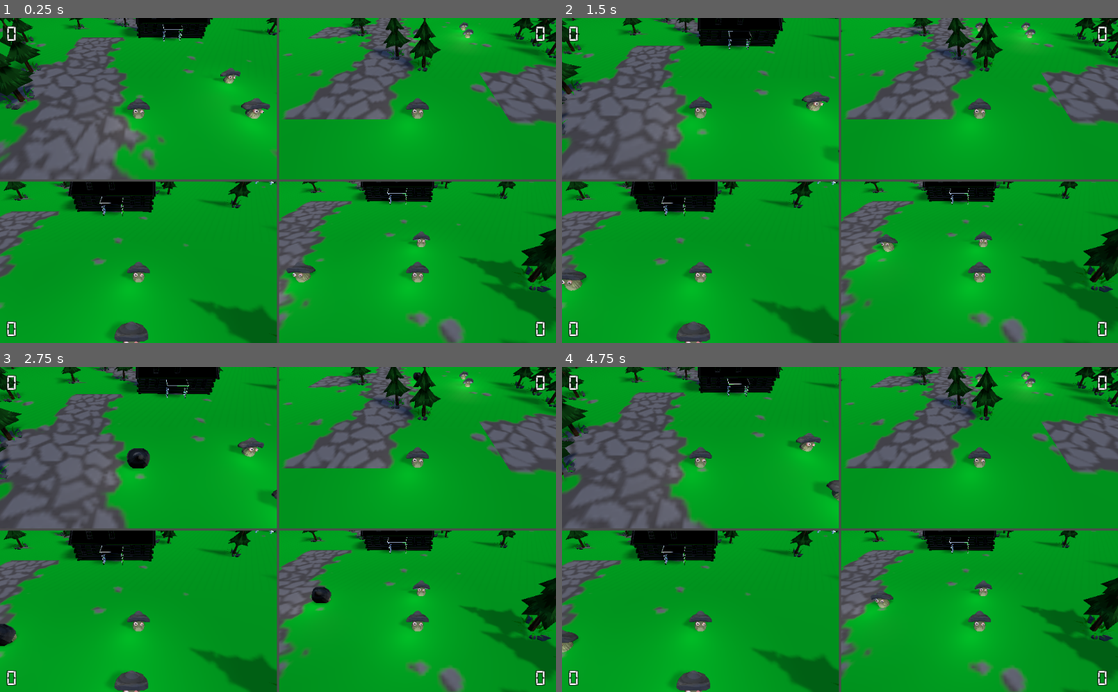
Above: before the commit, frames 1-4 (two rows, left to right).
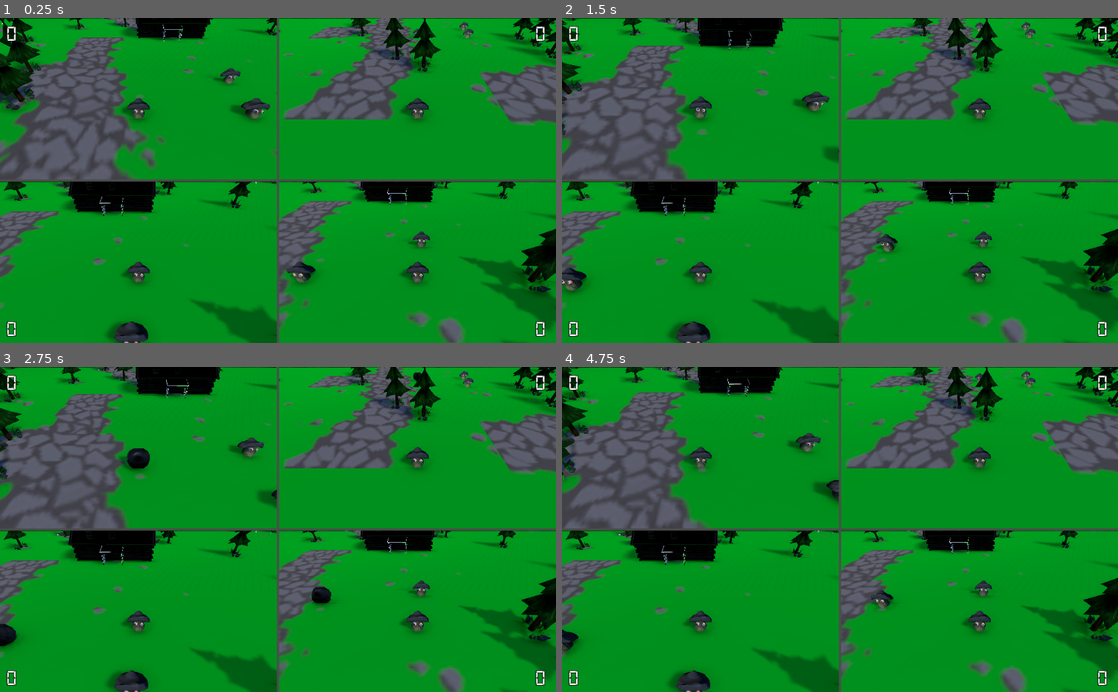
Above: after the commit, the same moments.

Repository: JohnMeadow1/ShroomDoom
Game: Godot game, scene res://viewports/viewports.tscn
Same seed, same stepped clock (60 frames per second), same inputs: the game is played once before the commit and once after it.
Inputs (mouse positions are in pixels of both pictures, inside the frame that each line leads up to):
- Up to frame 1 (0.25 s): no input
- Up to frame 2 (1.5 s): tap Enter at 0.5 s; move the mouse to (962, 164) at 0.52 s; hold Up (move_up_p1) 0.53-1.28 s; move the mouse to (728, 196) at 1.27 s; hold Down (move_down_p1) from 1.28 s (still down)
- Up to frame 3 (2.75 s): move the mouse to (333, 458) at 2.02 s; release Down (move_down_p1) at 2.03 s; hold Up (move_up_p1) from 2.03 s (still down)
- Up to frame 4 (4.75 s): move the mouse to (812, 594) at 2.77 s; move the mouse to (1006, 578) at 3.52 s; release Up (move_up_p1) at 3.53 s; hold Down (move_down_p1) from 3.53 s (still down); move the mouse to (673, 480) at 4.27 s

The runs differ from the first frame. In frame 1, 7.4% of the frame differs, in the area x 0-100%, y 0-100%; in frame 2, 7.7%; in frame 3, 7.5%; in frame 4, 7.9%.

Commit message:
Music, growwing shrooms, spawning shrooms

Diff:
--- a/source/default_env.tres
+++ b/source/default_env.tres
@@ -59,13 +59,13 @@
 ss_reflections_fade_out = 2.0
 ss_reflections_depth_tolerance = 0.2
 ss_reflections_roughness = true
-ssao_enabled = false
+ssao_enabled = true
 ssao_radius = 1.0
-ssao_intensity = 1.0
-ssao_radius2 = 0.0
-ssao_intensity2 = 1.0
+ssao_intensity = 3.0
+ssao_radius2 = 5.0
+ssao_intensity2 = 2.0
 ssao_bias = 0.01
-ssao_light_affect = 0.0
+ssao_light_affect = 1.0
 ssao_color = Color( 0, 0, 0, 1 )
 ssao_quality = 0
 ssao_blur = 3
@@ -99,4 +99,4 @@
 adjustment_brightness = 1.0
 adjustment_contrast = 1.0
 adjustment_saturation = 1.0
-_sections_unfolded = [ "Background" ]
+_sections_unfolded = [ "Background", "SS Reflections", "SSAO" ]
--- a/source/objects/shroom.gd
+++ b/source/objects/shroom.gd
@@ -1,8 +1,11 @@
 extends Spatial
 
-var pickable = false
-var blink_value = 1
+var pickable        = false
+var blink_value     = 1
 var blink_iterattor = 1
+var size            = 0
+var max_size        = 20
+var growth_rate     = 0.005
 
 func _ready():
 	# Called when the node is added to the scene for the first time.
@@ -13,9 +16,14 @@
 	if pickable:
 		blink_value -= delta * blink_iterattor
 		if blink_value <= 0.5 || blink_value >= 1:
-			blink_iterattor *=-1
-			blink_value -= delta * blink_iterattor
+			blink_iterattor *= -1
+			blink_value     -= delta * blink_iterattor
 		$MeshInstance.material_override.set("albedo_color", Color(blink_value,blink_value,blink_value))
+	elif size < max_size:
+		size += growth_rate
+		$MeshInstance.scale = Vector3(size,size,size)
+
+
 #		set("albedo_color", Color(blink_value,blink_value,blink_value) )
 #		print(Color(blink_value,blink_value,blink_value))
 
--- a/source/objects/shroom.tscn
+++ b/source/objects/shroom.tscn
@@ -62,7 +62,7 @@
 radius = 1.553
 height = 0.164379
 
-[node name="shroom" type="Spatial" index="0"]
+[node name="shroom" type="Spatial"]
 
 script = ExtResource( 1 )
 _sections_unfolded = [ "Transform" ]
--- a/source/objects/tree.gd
+++ b/source/objects/tree.gd
@@ -5,20 +5,23 @@
 func _ready():
 	randomize()
 	var shrooms = max(0, randi() % 30 - 25)
-	if shrooms >0 :
+	if shrooms > 0 :
 		for i in range( shrooms ):
 			spawn_shroom()
 
 
 func _physics_process(delta):
-
+	if $Shrooms.get_child_count() < 5:
+		if randi()%1000 < 1:
+			spawn_shroom()
 	pass
 
 func spawn_shroom():
-	var new_shroom = shroom_object.instance()
-	new_shroom.translation = self.global_transform.origin
+	var new_shroom            = shroom_object.instance()
+	new_shroom.translation    = self.global_transform.origin
 	new_shroom.translation.x += rand_range(1,5) * (( randi() % 2 ) * 2 - 1)
 	new_shroom.translation.z += rand_range(1,5) * (( randi() % 2 ) * 2 - 1)
+	new_shroom.size           = rand_range(1,5)
 	new_shroom.get_node("MeshInstance").material_override = SpatialMaterial.new()
 	$Shrooms.add_child( new_shroom )
 
--- a/source/player/player.gd
+++ b/source/player/player.gd
@@ -14,10 +14,13 @@
 var move       = Vector3()
 var walk_cycle = 0
 
+var base_rotation = [Vector3(),Vector3()]
 
 func _ready():
 
 	self.state = STATE_IDLE
+	base_rotation[0] = $Spatial/eye_node.rotation
+	base_rotation[1] = $Spatial/eye_node2.rotation
 
 func _physics_process(delta):
 
@@ -66,6 +69,12 @@
 	move = move_and_slide(move)
 	move *= 0.90
 	$Spatial.rotation.z = atan2(move.x,-move.z)
+	$Spatial/eye_node.rotation.x = base_rotation[0].x + sin( walk_cycle ) * 0.4
+	$Spatial/eye_node.rotation.y = base_rotation[0].y + sin( walk_cycle ) - PI/4
+	$Spatial/eye_node2.rotation.x = base_rotation[1].x + sin( walk_cycle ) * 0.2
+	$Spatial/eye_node2.rotation.y = base_rotation[1].y + cos( walk_cycle ) * 0.6 - PI/5
+#	$Spatial/eye_node2.rotation = base_rotation[1]
+
 
 func push(direction):
 	move += direction*50
--- a/source/player/player.tscn
+++ b/source/player/player.tscn
@@ -134,26 +134,3 @@
 near = 0.05
 far = 100.0
 _sections_unfolded = [ "Transform" ]
-
-[node name="OmniLight" type="OmniLight" parent="." index="3"]
-
-transform = Transform( 1, 0, 0, 0, 1, 0, 0, 0, 1, -0.845496, 1.251, -0.405339 )
-layers = 1
-light_color = Color( 1, 1, 1, 1 )
-light_energy = 1.0
-light_indirect_energy = 1.0
-light_negative = false
-light_specular = 0.5
-light_bake_mode = 1
-light_cull_mask = -1
-shadow_enabled = false
-shadow_color = Color( 0, 0, 0, 1 )
-shadow_bias = 0.15
-shadow_contact = 0.0
-shadow_reverse_cull_face = false
-editor_only = false
-omni_range = 10.0
-omni_attenuation = 1.0
-omni_shadow_mode = 1
-omni_shadow_detail = 1
-_sections_unfolded = [ "Omni", "Shadow" ]
--- a/source/start.tscn
+++ b/source/start.tscn
@@ -1,7 +1,8 @@
-[gd_scene load_steps=3 format=2]
+[gd_scene load_steps=4 format=2]
 
 [ext_resource path="res://icon.png" type="Texture" id=1]
 [ext_resource path="res://button.gd" type="Script" id=2]
+[ext_resource path="res://Audio/mushroom_game.ogg" type="AudioStream" id=3]
 
 [node name="start" type="Node"]
 
@@ -78,6 +79,15 @@
 script = ExtResource( 2 )
 _sections_unfolded = [ "Anchor", "Focus", "Grow Direction", "Hint", "Margin", "Mouse", "Pause", "Rect", "Size Flags", "Textures", "Theme", "Visibility" ]
 
+[node name="IntroMusic" type="AudioStreamPlayer" parent="." index="3"]
+
+stream = ExtResource( 3 )
+volume_db = 0.0
+pitch_scale = 1.0
+autoplay = true
+mix_target = 0
+bus = "Master"
+
 [connection signal="mouse_entered" from="buttons/Exit" to="buttons/Exit" method="_on_mouse_entered"]
 
 [connection signal="mouse_exited" from="buttons/Exit" to="buttons/Exit" method="_on_mouse_exited"]
--- a/source/viewports/viewports.tscn
+++ b/source/viewports/viewports.tscn
@@ -1,10 +1,11 @@
-[gd_scene load_steps=6 format=2]
+[gd_scene load_steps=7 format=2]
 
 [ext_resource path="res://main.gd" type="Script" id=1]
 [ext_resource path="res://viewports/viewports.gd" type="Script" id=2]
 [ext_resource path="res://world.tscn" type="PackedScene" id=3]
 [ext_resource path="res://player/player.tscn" type="PackedScene" id=4]
 [ext_resource path="res://GUI/GUI.tscn" type="PackedScene" id=5]
+[ext_resource path="res://Audio/mushroom_game.ogg" type="AudioStream" id=6]
 
 [node name="viewports" type="Node"]
 
@@ -232,3 +233,13 @@
 PLAYER_NUM = 4
 
 [node name="GUI" parent="." index="1" instance=ExtResource( 5 )]
+
+[node name="music" type="AudioStreamPlayer" parent="." index="2"]
+
+stream = ExtResource( 6 )
+volume_db = 0.0
+pitch_scale = 1.0
+autoplay = true
+mix_target = 0
+bus = "Master"
+_sections_unfolded = [ "Pause" ]
Binary file changed: source/icon.png
Binary file added: source/objects/Decals/roud-side.png
Binary file added: source/objects/Decals/roud-up.png
Binary file changed: source/objects/Decals/roud2.png
Binary file changed: source/objects/Decals/roud3.png
Binary file changed: source/objects/Decals/roud4.png
Binary file changed: source/objects/Decals/roud5.png
Binary file changed: source/objects/Decals/roud6.png
Binary file changed: source/objects/Decals/roud7.png
Binary file changed: source/objects/Decals/roud8.png
Not shown, added: source/Audio/mushroom_game.ogg
